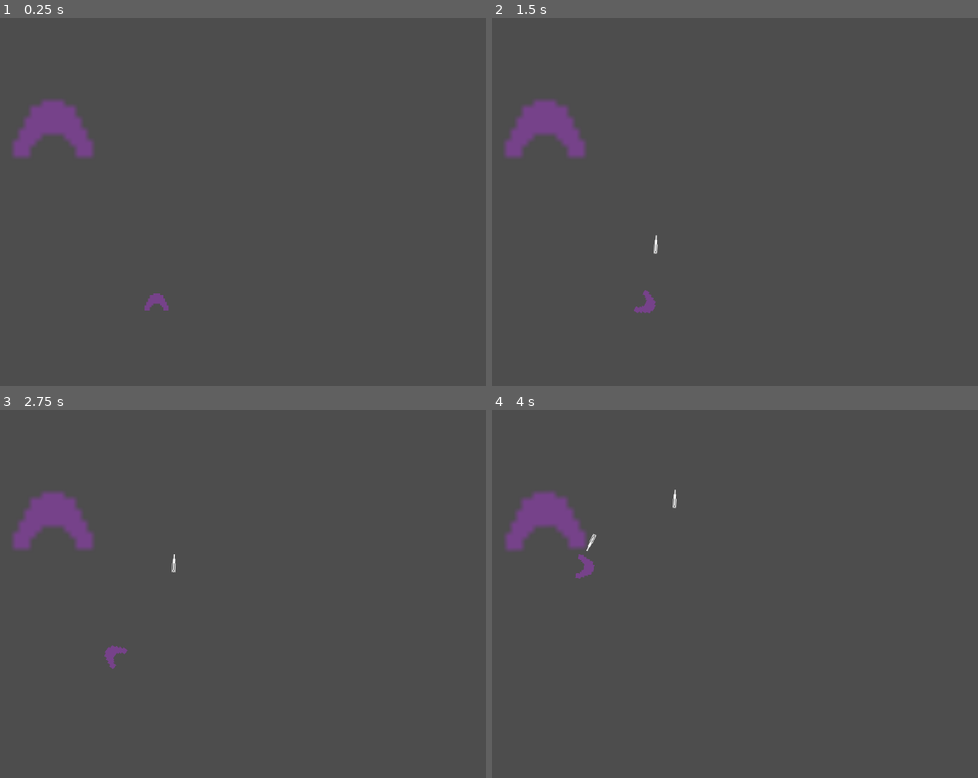
Above: before the commit, frames 1-4 (two rows, left to right).
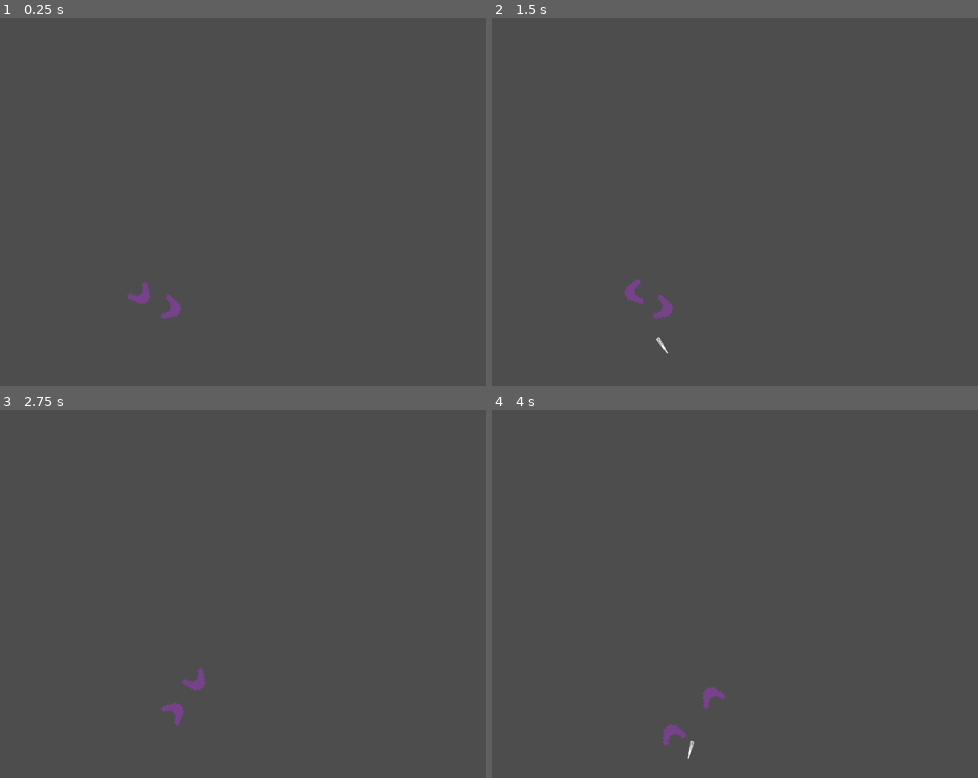
Above: after the commit, the same moments.

Repository: CookieUzen/spacetime
Game: Godot game, scene res://playfield/scenes/playfield.tscn
Two runs of this game, one before a commit and one after it. Both use one fixed random seed, a clock stepped at 60 frames per second and the inputs below. Before the commit the project starts from res://players/scenes/player.tscn.
Inputs:
- Up to frame 1 (0.25 s): no input
- Up to frame 2 (1.5 s): tap Enter at 0.5 s; hold D (turn_right, bound only before the commit) 0.53-1.28 s; tap 2 (fire_weapon, bound only before the commit) at 0.6, 1.35 s; hold S (back, bound only before the commit) from 1.28 s (still down)
- Up to frame 3 (2.75 s): release S (back, bound only before the commit) at 2.03 s; hold D (turn_right, bound only before the commit) from 2.03 s (still down); tap 2 (fire_weapon, bound only before the commit) at 2.1 s
- Up to frame 4 (4 s): release D (turn_right, bound only before the commit) at 2.78 s; hold W (forward, bound only before the commit) 2.78-3.53 s; tap 2 (fire_weapon, bound only before the commit) at 2.85, 3.6 s; hold A (turn_left, bound only before the commit) from 3.53 s (still down)

The runs differ from the first frame. In frame 1, 1.9% of the frame differs, in the area x 2-38%, y 22-82%; in frame 2, 2.0%; in frame 3, 1.9%; in frame 4, 2.0%, in the area x 2-49%, y 21-95%.

Commit message:
Changed default scene to playfield, added 2 players

Diff:
--- a/players/scenes/player.tscn
+++ b/players/scenes/player.tscn
@@ -46,20 +46,6 @@
 position = Vector2(0, -7)
 shape = SubResource("CapsuleShape2D_6qu8m")
 
-[node name="Testing Ship" type="RigidBody2D" parent="." groups=["Spaceships"]]
-collision_mask = 257
-mass = 100.0
-
-[node name="Sprite2D" type="Sprite2D" parent="Testing Ship"]
-position = Vector2(318, 195)
-scale = Vector2(10, 10)
-texture = ExtResource("2_mdjji")
-
-[node name="CollisionPolygon2D" type="CollisionPolygon2D" parent="Testing Ship"]
-position = Vector2(318, 195)
-scale = Vector2(10, 10)
-polygon = PackedVector2Array(-2, -5, -2, -4, -4, -4, -4, -2, -5, -2, -5, 0, -6, 0, -6, 2, -7, 2, -7, 5, -4, 5, -4, 3, -3, 3, -3, 2, -2, 2, -2, 1, 2, 1, 2, 2, 3, 2, 3, 3, 4, 3, 4, 5, 7, 5, 7, 2, 6, 2, 6, 0, 5, 0, 5, -2, 4, -2, 4, -4, 2, -4, 2, -5)
-
 [node name="ShieldRegenDelay" type="Timer" parent="."]
 wait_time = 5.0
 one_shot = true
--- a/players/scripts/player.gd
+++ b/players/scripts/player.gd
@@ -3,6 +3,10 @@
 const MAX_HP : float = 100.0
 const MAX_SHIELD : float = 30.0
 const SHIELD_REGEN : float = 4.0
+
+@export var player_id := 0;
+@export var player_input_mapping := "";
+@export var player_name := ""
 
 const ARMOR : float = 0.8	# Armor coefficient, times all dmg by this value
 
@@ -16,6 +20,21 @@
 # Shield system
 @export var shield : float;
 @onready var shield_regen_delay_timer: Timer = $ShieldRegenDelay
+
+# This runs before child's _ready()
+func _enter_tree() -> void:
+	# Sanity check
+	if player_id == 0:
+		print("Player ID not set, defaulting to 1")
+		player_id = 1
+	if player_input_mapping == "":
+		print("Player input mapping not set, defaulting to p1_")
+		player_input_mapping = "p1_"
+
+	if player_name == "":
+		print("Player name not set, defaulting to Player " + str(player_id))
+		player_name = "Player " + str(player_id)
+
 
 # Called when the node enters the scene tree for the first time.
 func _ready() -> void:
--- a/players/scripts/spaceship.gd
+++ b/players/scripts/spaceship.gd
@@ -11,9 +11,14 @@
 var gun: Node2D
 @export var ramming_divisor: float = RAMMING_DIVISOR
 
+var p_in_map : String = "PLACEHOLDER-REPLACED-IN-_READY"	# Player input mapping
+
 func _ready() -> void:
 	# Make a railgun and add it to our mount point
 	gun_scene = preload("res://weapons/scenes/railgun.tscn")
+
+	# Get the player input mapping from the parent
+	p_in_map = get_parent().player_input_mapping
 
 	# create a gun and add it to the player (not ship)
 	gun = gun_scene.instantiate() as Node2D
@@ -22,9 +27,9 @@
 
 func _process(delta: float) -> void:
 	# Check if we are holding down weapon
-	if Input.is_action_just_pressed("fire_weapon"):
+	if Input.is_action_just_pressed(p_in_map+"fire_weapon"):
 		gun.charge()
-	if Input.is_action_just_released("fire_weapon"):
+	if Input.is_action_just_released(p_in_map+"fire_weapon"):
 		gun.fire()
 
 
@@ -35,11 +40,11 @@
 	var thrustVec: Vector2 = Vector2.UP;	# store the thrust vector
 
 	# Get user input:
-	var turn_left:bool = Input.is_action_pressed("turn_left");
-	var turn_right:bool = Input.is_action_pressed("turn_right");
-	var forwards:bool = Input.is_action_pressed("forward");
-	var backwards:bool = Input.is_action_pressed("back");
-	var brake:bool  = Input.is_action_pressed("brake");
+	var turn_left:bool = Input.is_action_pressed(p_in_map + "turn_left");
+	var turn_right:bool = Input.is_action_pressed(p_in_map + "turn_right");
+	var forwards:bool = Input.is_action_pressed(p_in_map + "forward");
+	var backwards:bool = Input.is_action_pressed(p_in_map + "back");
+	var brake:bool  = Input.is_action_pressed(p_in_map + "brake");
 
 	if turn_left:
 		rot_dir -= 1;
--- /dev/null
+++ b/playfield/scenes/playfield.gd
@@ -0,0 +1,26 @@
+extends Node2D
+
+@onready var player_scene: PackedScene = preload("res://players/scenes/player.tscn")
+
+var player_one: Node2D
+var player_two: Node2D
+
+# Called when the node enters the scene tree for the first time.
+func _ready() -> void:
+
+	player_one = player_scene.instantiate() as Node2D
+	player_one.player_id = 1
+	player_one.player_input_mapping = "p1_"
+	player_one.player_name = "Player 1"
+	add_child(player_one)
+
+	player_two = player_scene.instantiate() as Node2D
+	player_two.player_id = 2
+	player_two.player_input_mapping = "p2_"
+	player_two.player_name = "Player 2"
+	add_child(player_two)
+
+
+# Called every frame. 'delta' is the elapsed time since the previous frame.
+func _process(delta: float) -> void:
+	pass
--- /dev/null
+++ b/playfield/scenes/playfield.tscn
@@ -0,0 +1,6 @@
+[gd_scene load_steps=2 format=3 uid="uid://segttwh1126q"]
+
+[ext_resource type="Script" uid="uid://bgvpxkybjlgu2" path="res://playfield/scenes/playfield.gd" id="1_rurmg"]
+
+[node name="Playfield" type="Node2D"]
+script = ExtResource("1_rurmg")
--- a/project.godot
+++ b/project.godot
@@ -11,7 +11,7 @@
 [application]
 
 config/name="spacetime"
-run/main_scene="uid://ok7vq1pc57qc"
+run/main_scene="uid://segttwh1126q"
 config/features=PackedStringArray("4.4", "Mobile")
 run/max_fps=60
 config/icon="res://icon.svg"
@@ -27,35 +27,65 @@
 
 [input]
 
-forward={
+p1_forward={
 "deadzone": 0.2,
 "events": [Object(InputEventKey,"resource_local_to_scene":false,"resource_name":"","device":-1,"window_id":0,"alt_press …(192 unchanged characters)…
 ]
 }
-turn_left={
+p1_turn_left={
 "deadzone": 0.2,
 "events": [Object(InputEventKey,"resource_local_to_scene":false,"resource_name":"","device":-1,"window_id":0,"alt_press …(191 unchanged characters)…
 ]
 }
-turn_right={
+p1_turn_right={
 "deadzone": 0.2,
 "events": [Object(InputEventKey,"resource_local_to_scene":false,"resource_name":"","device":-1,"window_id":0,"alt_press …(192 unchanged characters)…
 ]
 }
-back={
+p1_back={
 "deadzone": 0.2,
 "events": [Object(InputEventKey,"resource_local_to_scene":false,"resource_name":"","device":-1,"window_id":0,"alt_press …(192 unchanged characters)…
 ]
 }
-brake={
+p1_brake={
 "deadzone": 0.2,
 "events": [Object(InputEventKey,"resource_local_to_scene":false,"resource_name":"","device":-1,"window_id":0,"alt_press …(191 unchanged characters)…
 ]
 }
-fire_weapon={
+p1_fire_weapon={
 "deadzone": 0.2,
 "events": [Object(InputEventKey,"resource_local_to_scene":false,"resource_name":"","device":-1,"window_id":0,"alt_press …(191 unchanged characters)…
 , Object(InputEventKey,"resource_local_to_scene":false,"resource_name":"","device":-1,"window_id":0,"alt_pressed":false …(183 unchanged characters)…
+]
+}
+p2_forward={
+"deadzone": 0.2,
+"events": [Object(InputEventKey,"resource_local_to_scene":false,"resource_name":"","device":-1,"window_id":0,"alt_pressed":false,"shift_pressed":false,"ctrl_pressed":false,"meta_pressed":false,"pressed":false,"keycode":0,"physical_keycode":73,"key_label":0,"unicode":105,"location":0,"echo":false,"script":null)
+]
+}
+p2_turn_left={
+"deadzone": 0.2,
+"events": [Object(InputEventKey,"resource_local_to_scene":false,"resource_name":"","device":-1,"window_id":0,"alt_pressed":false,"shift_pressed":false,"ctrl_pressed":false,"meta_pressed":false,"pressed":false,"keycode":0,"physical_keycode":74,"key_label":0,"unicode":106,"location":0,"echo":false,"script":null)
+]
+}
+p2_turn_right={
+"deadzone": 0.2,
+"events": [Object(InputEventKey,"resource_local_to_scene":false,"resource_name":"","device":-1,"window_id":0,"alt_pressed":false,"shift_pressed":false,"ctrl_pressed":false,"meta_pressed":false,"pressed":false,"keycode":0,"physical_keycode":76,"key_label":0,"unicode":108,"location":0,"echo":false,"script":null)
+]
+}
+p2_back={
+"deadzone": 0.2,
+"events": [Object(InputEventKey,"resource_local_to_scene":false,"resource_name":"","device":-1,"window_id":0,"alt_pressed":false,"shift_pressed":false,"ctrl_pressed":false,"meta_pressed":false,"pressed":false,"keycode":0,"physical_keycode":75,"key_label":0,"unicode":107,"location":0,"echo":false,"script":null)
+]
+}
+p2_brake={
+"deadzone": 0.2,
+"events": [Object(InputEventKey,"resource_local_to_scene":false,"resource_name":"","device":-1,"window_id":0,"alt_pressed":false,"shift_pressed":false,"ctrl_pressed":false,"meta_pressed":false,"pressed":false,"keycode":0,"physical_keycode":32,"key_label":0,"unicode":32,"location":0,"echo":false,"script":null)
+]
+}
+p2_fire_weapon={
+"deadzone": 0.2,
+"events": [Object(InputEventKey,"resource_local_to_scene":false,"resource_name":"","device":-1,"window_id":0,"alt_pressed":false,"shift_pressed":false,"ctrl_pressed":false,"meta_pressed":false,"pressed":false,"keycode":0,"physical_keycode":56,"key_label":0,"unicode":56,"location":0,"echo":false,"script":null)
 ]
 }
 
Not shown, added: playfield/scenes/playfield.gd.uid
